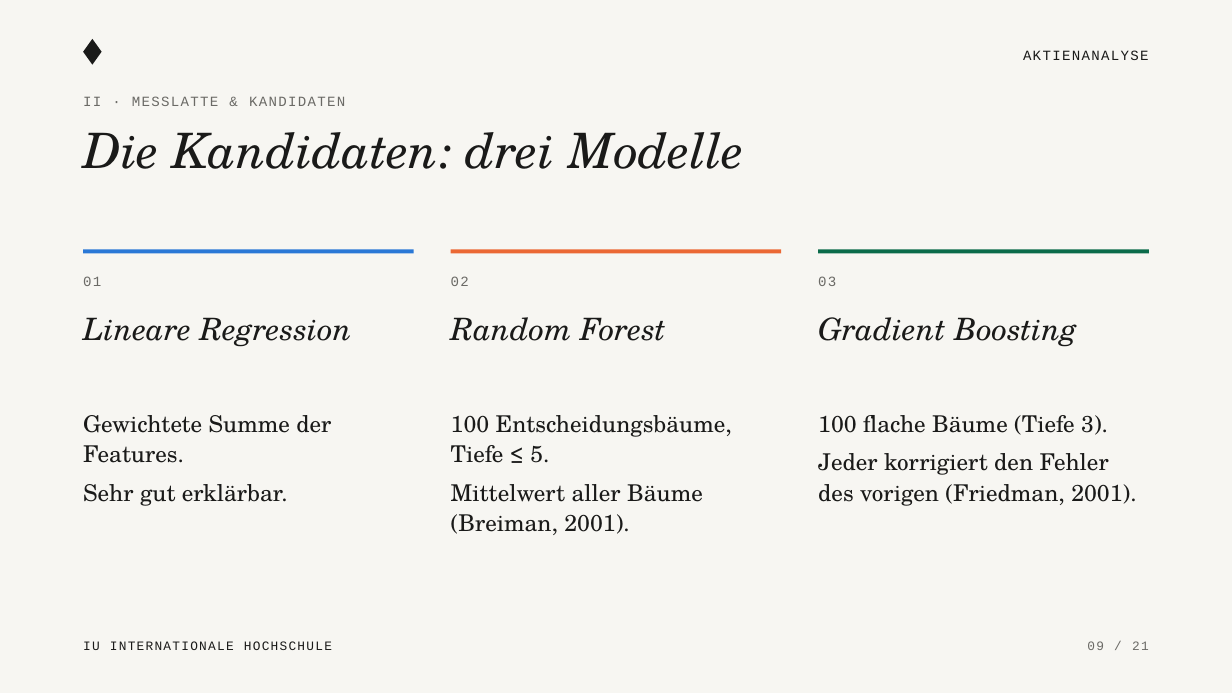
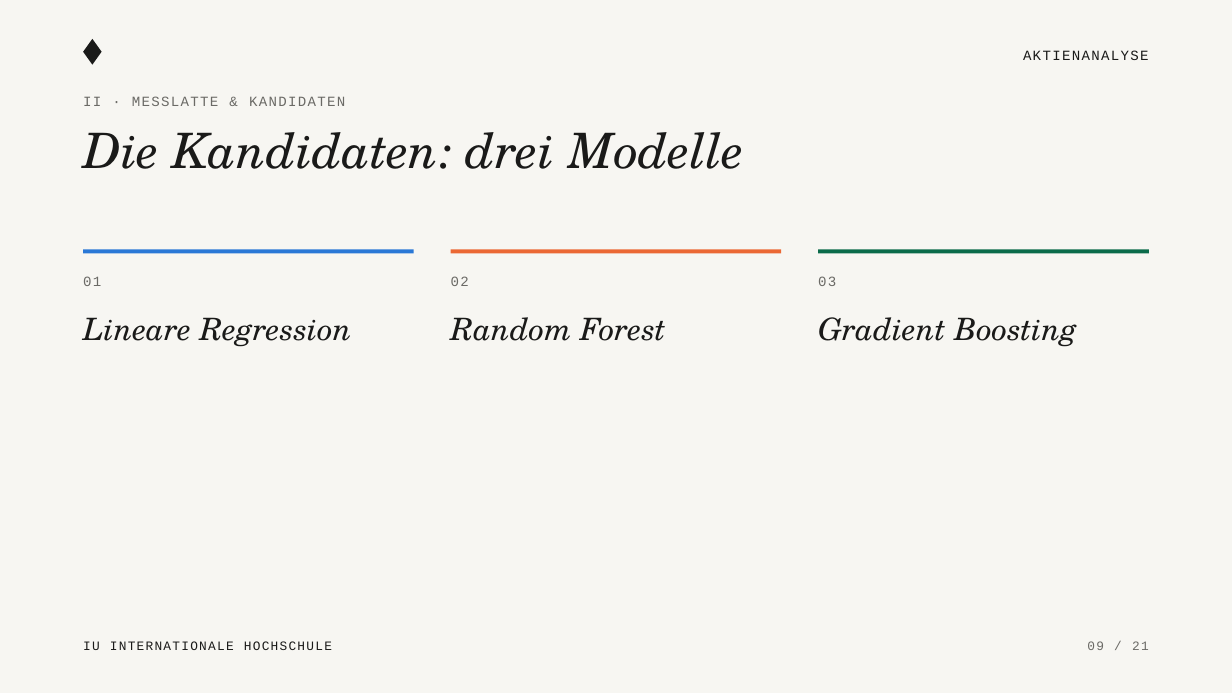
Before and after one commit to KonstantinosLamprou/stockanalysis, a slide deck: slide 9 of presentation/Aktienanalyse_Praesentation.pptx. Drawn at 1232x693 pixels with LibreOffice and Linux fonts; fonts in the diff are those of the drawing. Boxes give left, top, right and bottom in pixels: in the first picture for what was removed or moved away, otherwise in the second. Text is boxed around its words. In the diff, an @@ line names an element or a change of style, - is before the commit and + after.

```diff
--- a/presentation/Aktienanalyse_Praesentation.pptx
+++ b/presentation/Aktienanalyse_Praesentation.pptx
@@ text removed at <box>83,415,331,506</box> @@
-Gewichtete Summe der Features.
-Sehr gut erklärbar.
@@ text removed at <box>451,415,732,535</box> @@
-100 Entscheidungsbäume, Tiefe ≤ 5.
-Mittelwert aller Bäume (Breiman, 2001).
@@ text removed at <box>818,415,1136,506</box> @@
-100 flache Bäume (Tiefe 3).
-Jeder korrigiert den Fehler des vorigen (Friedman, 2001).
```
Also in this commit, not shown: 1 other slide changed.
